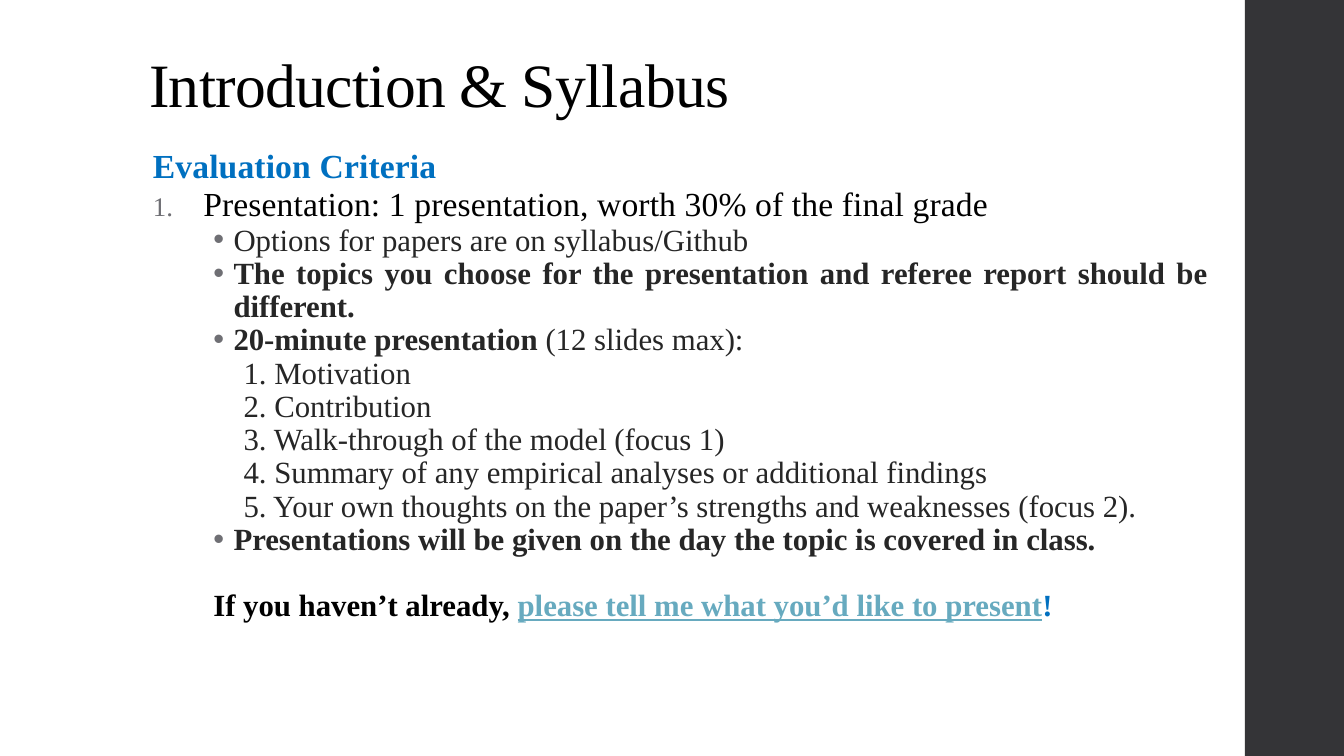
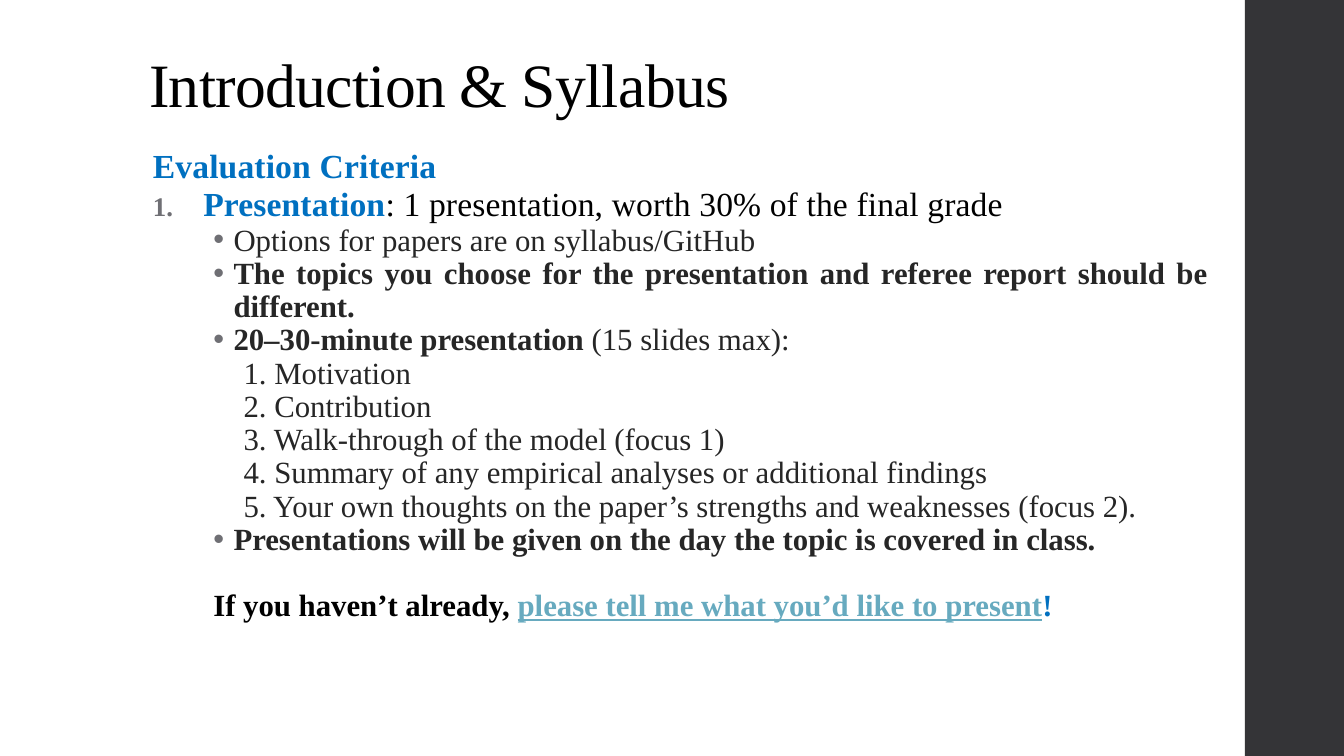
Before and after one commit to alex-hoagland/HAD6750H, a slide deck: slide 6 of Lecture01_Introduction/L1Slides_DemandforHealth_2023W.pptx. Drawn at 1344x756 pixels with LibreOffice and Linux fonts; fonts in the diff are those of the drawing. Boxes give left, top, right and bottom in pixels: in the first picture for what was removed or moved away, otherwise in the second. Text is boxed around its words. In the diff, an @@ line names an element or a change of style, - is before the commit and + after.

Commit message:
Finalize L1

```diff
--- a/Lecture01_Introduction/L1Slides_DemandforHealth_2023W.pptx
+++ b/Lecture01_Introduction/L1Slides_DemandforHealth_2023W.pptx
@@ text at (203,192,1002,223): text colour #000000 to #0070C0, bold on in "Presentation:" @@
@@ text at (234,229,756,257): text changed @@
-    • Options for papers are on syllabus/Github
+    • Options for papers are on syllabus/GitHub
@@ text at (234,328,790,356): text changed @@
-    • 20-minute presentation (12 slides max):
+    • 20–30-minute presentation (15 slides max):
```
Also in this commit, not shown: 9 other slides changed, 3 slides added, 1 slide removed, 3 other files.
